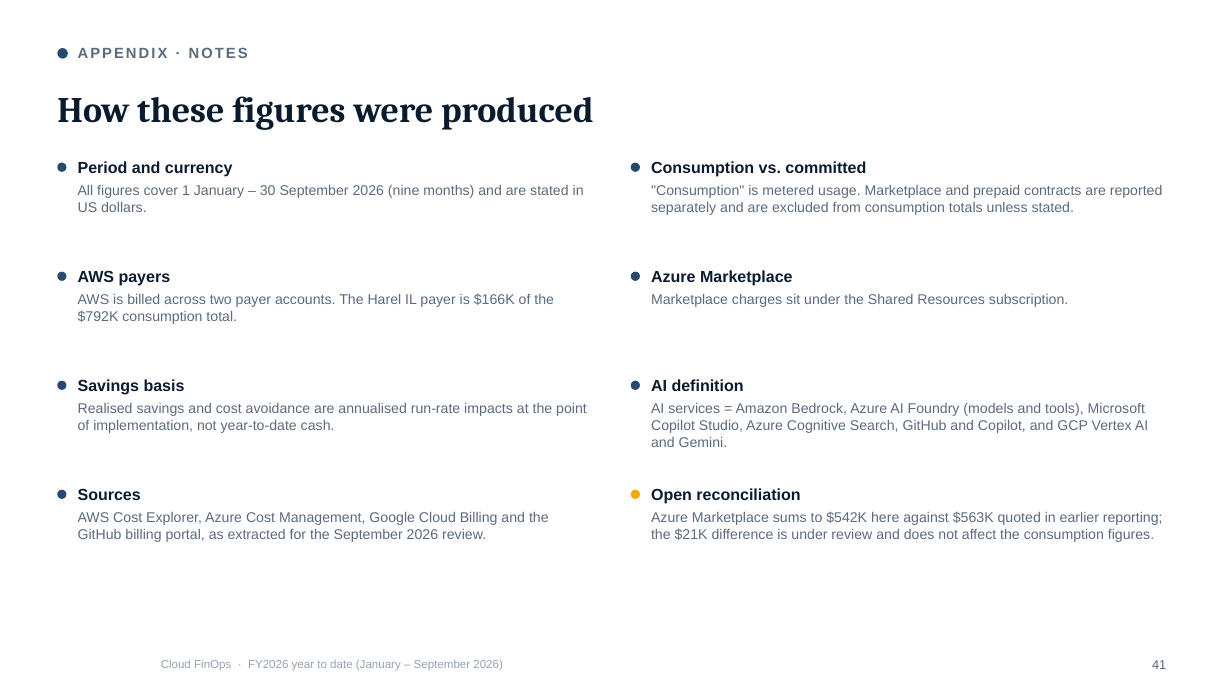
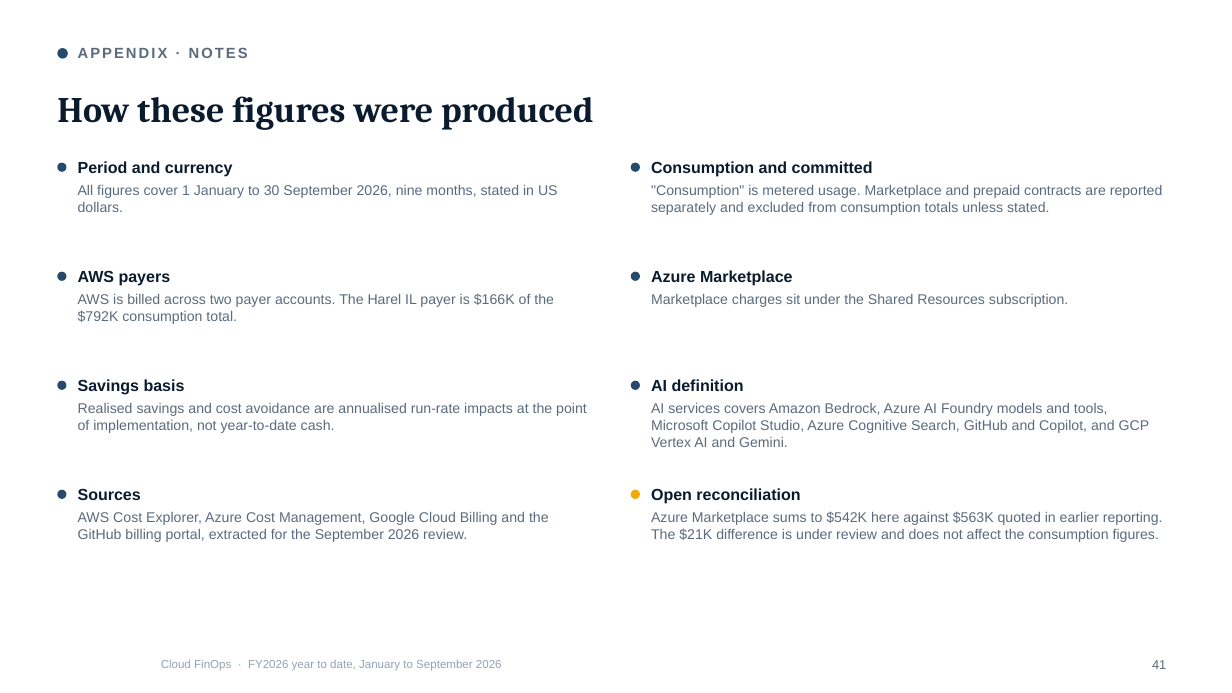
Before and after one commit to arielga5-code/Finops, a slide deck: slide 41 of presentations/Cloud_FinOps_Harel_September_2026_CIO_Redesign_v2.pptx. Drawn at 1232x693 pixels with LibreOffice and Linux fonts; fonts in the diff are those of the drawing; background and template pictures are left out. Boxes give left, top, right and bottom in pixels: in the first picture for what was removed or moved away, otherwise in the second. Text is boxed around its words. In the diff, an @@ line names an element or a change of style, - is before the commit and + after.

```diff
--- a/presentations/Cloud_FinOps_Harel_September_2026_CIO_Redesign_v2.pptx
+++ b/presentations/Cloud_FinOps_Harel_September_2026_CIO_Redesign_v2.pptx
@@ text at (651, 161, 873, 177): text changed @@
-Consumption vs. committed
+Consumption and committed
@@ text at (78, 185, 558, 212): text changed @@
-All figures cover 1 January – 30 September 2026 (nine months) and are stated in US dollars.
+All figures cover 1 January to 30 September 2026, nine months, stated in US dollars.
@@ text at (651, 185, 1163, 215): text changed @@
-"Consumption" is metered usage. Marketplace and prepaid contracts are reported separately and are excluded from consumption totals unless stated.
+"Consumption" is metered usage. Marketplace and prepaid contracts are reported separately and excluded from consumption totals unless stated.
@@ text at (651, 403, 1150, 447): text changed @@
-AI services = Amazon Bedrock, Azure AI Foundry (models and tools), Microsoft Copilot Studio, Azure Cognitive Search, GitHub and Copilot, and GCP Vertex AI and Gemini.
+AI services covers Amazon Bedrock, Azure AI Foundry models and tools, Microsoft Copilot Studio, Azure Cognitive Search, GitHub and Copilot, and GCP Vertex AI and Gemini.
@@ text at (78, 512, 549, 542): text changed @@
-AWS Cost Explorer, Azure Cost Management, Google Cloud Billing and the GitHub billing portal, as extracted for the September 2026 review.
+AWS Cost Explorer, Azure Cost Management, Google Cloud Billing and the GitHub billing portal, extracted for the September 2026 review.
@@ text at (651, 511, 1163, 542): text changed @@
-Azure Marketplace sums to $542K here against $563K quoted in earlier reporting; the $21K difference is under review and does not affect the consumption figures.
+Azure Marketplace sums to $542K here against $563K quoted in earlier reporting. The $21K difference is under review and does not affect the consumption figures.
@@ text at (161, 660, 502, 671): text changed @@
-Cloud FinOps · FY2026 year to date (January – September 2026)
+Cloud FinOps · FY2026 year to date, January to September 2026
```
Also in this commit, not shown: 39 other slides changed, 1 slide added, 1 slide removed, 11 other files.
